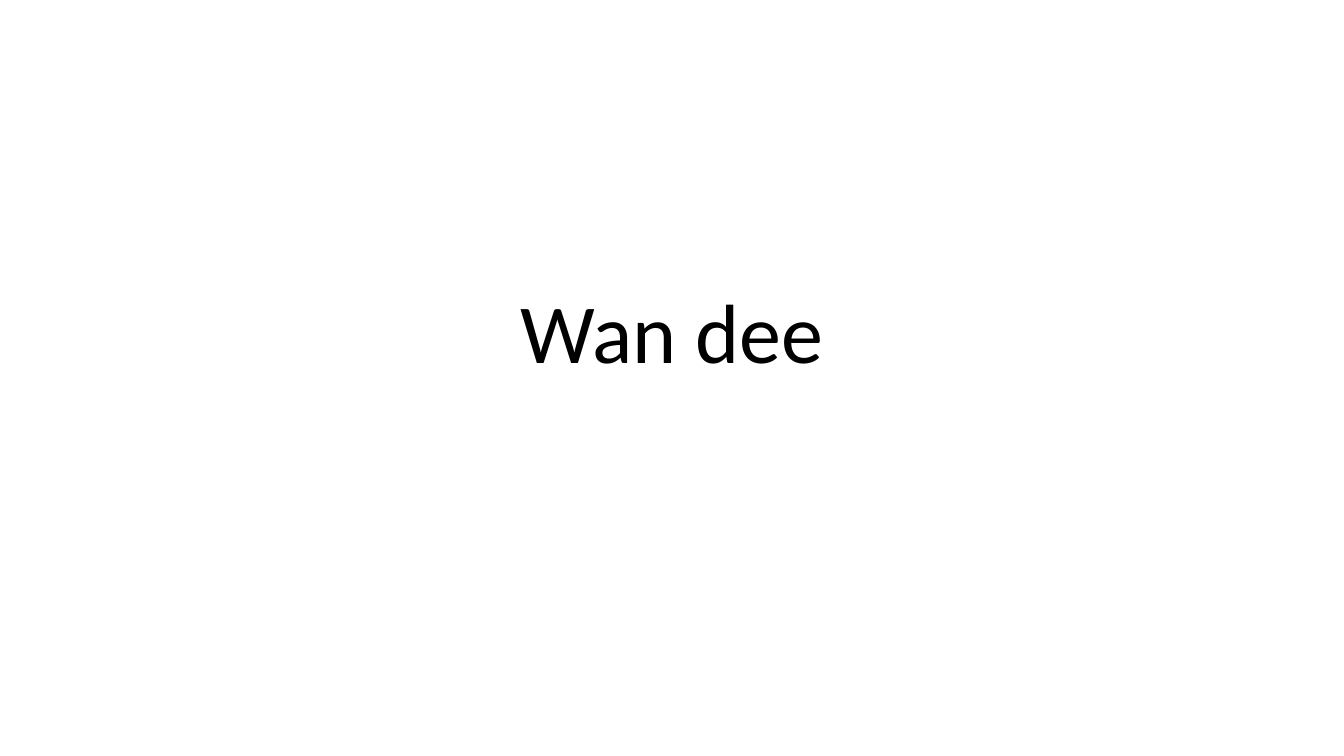
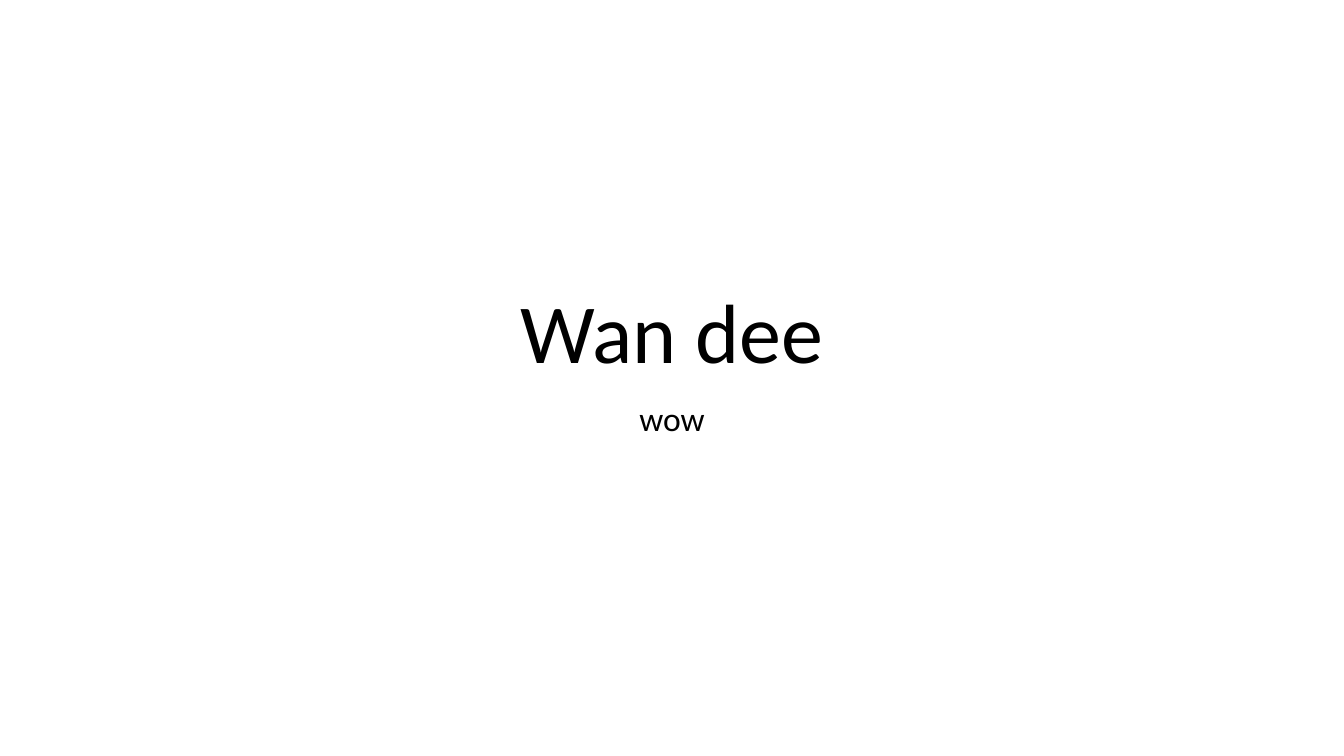
Before and after one commit to 168305221009/Pp, a slide deck: slide 1 of ps.pptx. Drawn at 1344x756 pixels with LibreOffice and Linux fonts; fonts in the diff are those of the drawing. Boxes give left, top, right and bottom in pixels: in the first picture for what was removed or moved away, otherwise in the second. Text is boxed around its words. In the diff, an @@ line names an element or a change of style, - is before the commit and + after.

```diff
--- a/ps.pptx
+++ b/ps.pptx
@@ subtitle added at bbox=[639, 414, 704, 432], 24 pt, text #000000 @@
+wow
```
